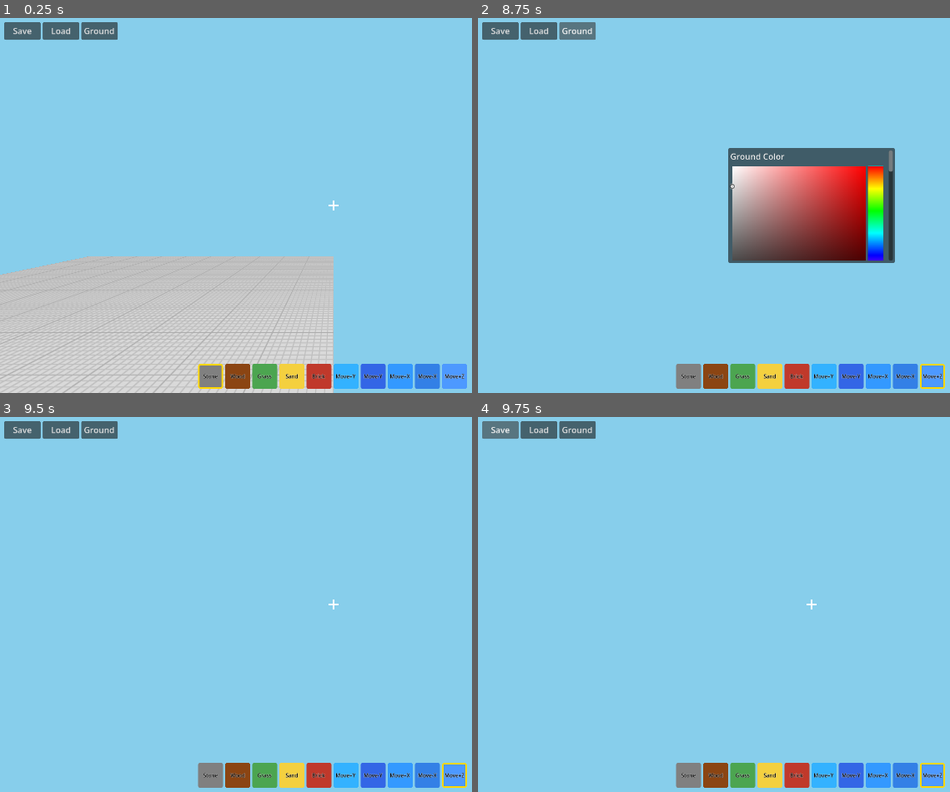
Above: before the commit, frames 1-4 (two rows, left to right).
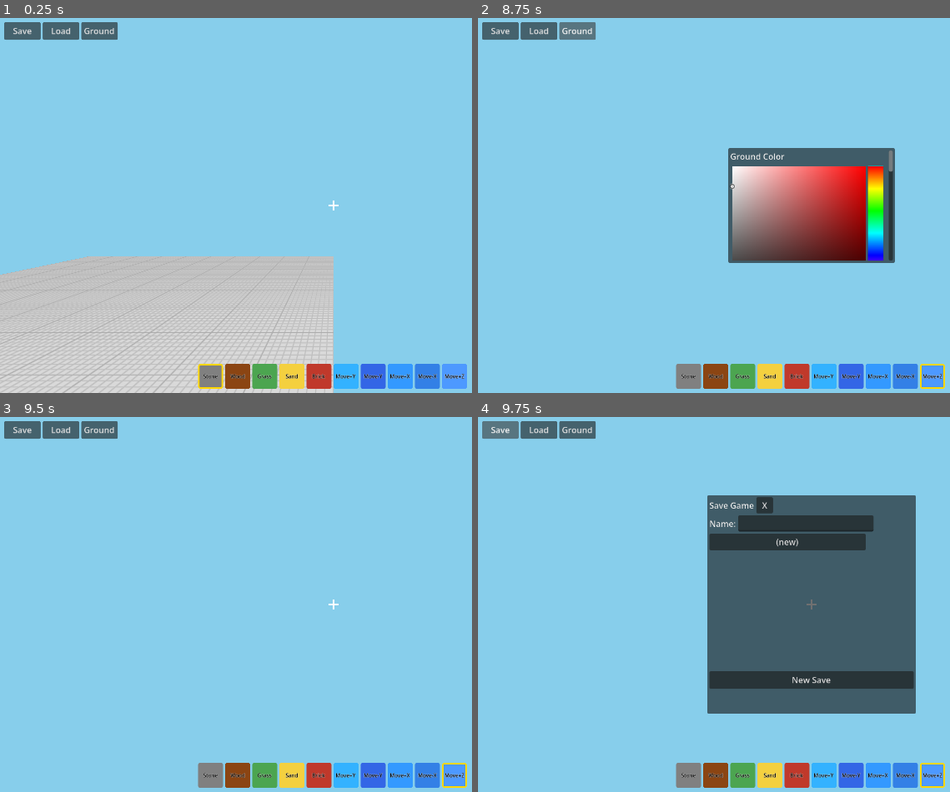
Above: after the commit, the same moments.

Repository: shbshc/building-game
Game: Godot game, scene res://scenes/main.tscn
Two runs of this game, one before a commit and one after it. Both use one fixed random seed, a clock stepped at 60 frames per second and the inputs below.
Inputs (mouse positions are in pixels of both pictures, inside the frame that each line leads up to):
- Up to frame 1 (0.25 s): no input
- Up to frame 2 (8.75 s): click "Stone" at 0.5 s; click "Wood" at 1.25 s; click "Grass" at 2 s; click "Sand" at 2.75 s; click "Brick" at 3.5 s; click "Move+Y" at 4.25 s; click "Move-Y" at 5 s; click "Move+X" at 5.75 s; click "Move-X" at 6.5 s; click "Move+Z" at 7.25 s; click "Ground" at 8 s
- Up to frame 3 (9.5 s): click (259, 705) at 8.75 s
- Up to frame 4 (9.75 s): click "Save" at 9.5 s

Frames 1-3 are identical in both runs. In frame 4, 26% of the frame differs, in the area x 48-93%, y 20-80%.
Error before the commit: Parse Error: Invalid argument for "style_panel()" function: argument 1 should be "Control" but is "res://scripts/save_panel.gd". (res://scripts/save_panel.gd:9…
Error after the commit: Invalid assignment of property or key 'patch_margin_left' with value of type 'int' on a base object of type 'StyleBoxTexture'. (res://scripts/ui_theme.gd:143)

Commit message:
feat: full UI theme — 5 panel colors, button styles, fonts, icons

Diff:
--- a/scripts/pause_menu.gd
+++ b/scripts/pause_menu.gd
@@ -20,13 +20,14 @@
 
 
 func _ready():
-    # Apply yellow panel background
-    UITheme.style_panel(self)
+    UITheme.style_panel(self, "yellow")
 
-    # Style title
     var title: Label = $VBox/Title
-    title.add_theme_color_override("font_color", Color(1, 1, 0.85))
+    title.add_theme_color_override("font_color", Color(1, 1, 0.8))
     title.add_theme_font_size_override("font_size", 20)
+
+    # Replace default buttons with styled ones
+    _style_all_buttons()
 
     $VBox/ResumeBtn.pressed.connect(_on_resume)
     $VBox/SaveBtn.pressed.connect(_on_save)
@@ -34,6 +35,18 @@
     $VBox/PaintBtn.pressed.connect(_on_paint)
     $VBox/GroundBtn.pressed.connect(_on_ground)
     $VBox/QuitBtn.pressed.connect(_on_quit)
+
+
+func _style_all_buttons():
+    for child in $VBox.get_children():
+        if child is Button:
+            var sb = UITheme._styleboxes.get("btn_orange")
+            if sb:
+                child.add_theme_stylebox_override("normal", sb)
+                child.add_theme_stylebox_override("hover", sb)
+                child.add_theme_stylebox_override("pressed", sb)
+            child.add_theme_color_override("font_color", Color(1, 1, 1))
+            child.add_theme_color_override("font_hover_color", Color(1, 1, 0.6))
 
 
 func open_menu():
--- a/scripts/ui_theme.gd
+++ b/scripts/ui_theme.gd
@@ -1,78 +1,156 @@
 extends Node
-# ui_theme.gd — Assembles tilemap tiles into 9-slice StyleBoxes (AutoLoad)
+# ui_theme.gd — 9-slice UI builder from tilemap (AutoLoad)
 
 const TILE_SIZE := 16
 const TILE_DIR := "res://ui sucai"
 
-# Yellow panel 9-slice tile file names (0-padded tile index)
-const YELLOW_TILES := {
-    "top_left":     "tile_003_48_0.png",
-    "top":          "tile_004_64_0.png",
-    "top_right":    "tile_005_80_0.png",
-    "left":         "tile_021_48_16.png",
-    "center":       "tile_022_64_16.png",
-    "right":        "tile_023_80_16.png",
-    "bottom_left":  "tile_039_48_32.png",
-    "bottom":       "tile_040_64_32.png",
-    "bottom_right": "tile_041_80_32.png",
+# ── Panel tile groups (9-slice) ──
+# Each: [top_left, top, top_right, left, center, right, bottom_left, bottom, bottom_right]
+const PANELS := {
+    "yellow":     ["tile_003_48_0.png","tile_004_64_0.png","tile_005_80_0.png",
+                   "tile_021_48_16.png","tile_022_64_16.png","tile_023_80_16.png",
+                   "tile_039_48_32.png","tile_040_64_32.png","tile_041_80_32.png"],
+    "red":        ["tile_006_96_0.png","tile_007_112_0.png","tile_008_128_0.png",
+                   "tile_024_96_16.png","tile_025_112_16.png","tile_026_128_16.png",
+                   "tile_042_96_32.png","tile_043_112_32.png","tile_044_128_32.png"],
+    "purple":     ["tile_009_144_0.png","tile_010_160_0.png","tile_011_176_0.png",
+                   "tile_027_144_16.png","tile_028_160_16.png","tile_029_176_16.png",
+                   "tile_045_144_32.png","tile_046_160_32.png","tile_047_176_32.png"],
+    "orange":     ["tile_012_192_0.png","tile_013_208_0.png","tile_014_224_0.png",
+                   "tile_030_192_16.png","tile_031_208_16.png","tile_032_224_16.png",
+                   "tile_048_192_32.png","tile_049_208_32.png","tile_050_224_32.png"],
+    "blue":       ["tile_015_240_0.png","tile_016_256_0.png","tile_017_272_0.png",
+                   "tile_033_240_16.png","tile_034_256_16.png","tile_035_272_16.png",
+                   "tile_051_240_32.png","tile_052_256_32.png","tile_053_272_32.png"],
 }
 
-var yellow_stylebox: StyleBoxTexture
+# ── Horizontal button tile groups (3-slice) ──
+const BUTTONS := {
+    "orange": ["tile_061_112_48.png", "tile_062_128_48.png", "tile_063_144_48.png"],
+    "blue":   ["tile_065_176_48.png", "tile_066_192_48.png", "tile_067_208_48.png"],
+}
+
+# ── Font tiles ──
+const FONT_DIGITS := {
+    "0":"tile_093_48_80.png","1":"tile_094_64_80.png","2":"tile_095_80_80.png",
+    "3":"tile_096_96_80.png","4":"tile_097_112_80.png","5":"tile_098_128_80.png",
+    "6":"tile_099_144_80.png","7":"tile_100_160_80.png","8":"tile_101_176_80.png",
+    "9":"tile_102_192_80.png",
+}
+const FONT_LETTERS := {
+    "A":"tile_108_0_96.png","B":"tile_109_16_96.png","C":"tile_110_32_96.png",
+    "D":"tile_111_48_96.png","E":"tile_112_64_96.png","F":"tile_113_80_96.png",
+    "G":"tile_114_96_96.png","H":"tile_115_112_96.png","I":"tile_116_128_96.png",
+    "J":"tile_117_144_96.png","K":"tile_118_160_96.png","L":"tile_119_176_96.png",
+    "M":"tile_120_192_96.png","N":"tile_126_0_112.png","O":"tile_127_16_112.png",
+    "P":"tile_128_32_112.png","Q":"tile_129_48_112.png","R":"tile_130_64_112.png",
+    "S":"tile_131_80_112.png","T":"tile_132_96_112.png","U":"tile_133_112_112.png",
+    "V":"tile_134_128_112.png","W":"tile_135_144_112.png","X":"tile_136_160_112.png",
+    "Y":"tile_137_176_112.png","Z":"tile_138_192_112.png",
+}
+
+# ── Icons ──
+const ICONS := {
+    "x_close":  "tile_072_0_64.png",
+    "x_big":    "tile_073_16_64.png",
+    "plus":     "tile_091_16_80.png",
+    "minus":    "tile_092_32_80.png",
+    "arrow_up": "tile_074_32_64.png",
+    "house":    "tile_056_32_48.png",
+    "gem":      "tile_054_0_48.png",
+    "cloud":    "tile_077_80_64.png",
+}
+
+# Cached StyleBoxes
+var _styleboxes := {}
+var _icon_textures := {}
 
 
 func _ready():
-    yellow_stylebox = _build_nine_slice(YELLOW_TILES)
-    print("UITheme ready — yellow panel stylebox built")
+    for key in PANELS:
+        _styleboxes[key] = _build_nine_slice(PANELS[key])
+    for key in BUTTONS:
+        _styleboxes["btn_" + key] = _build_three_slice(BUTTONS[key])
+    for key in ICONS:
+        var img = Image.load_from_file(TILE_DIR + "/" + ICONS[key])
+        if img:
+            _icon_textures[key] = ImageTexture.create_from_image(img)
+    print("UITheme ready — ", PANELS.size(), " panels, ", BUTTONS.size(), " buttons")
 
 
-func _build_nine_slice(tiles: Dictionary) -> StyleBoxTexture:
-    # Assemble 9 tiles into 3×3 grid image (48×48)
+# ── Public API ──
+
+func style_panel(ctrl, color := "yellow"):
+    var sb = _styleboxes.get(color)
+    if sb:
+        ctrl.add_theme_stylebox_override("panel", sb)
+
+
+func make_button(text: String, color := "orange") -> Button:
+    var btn := Button.new()
+    btn.text = text
+    btn.custom_minimum_size = Vector2(0, 36)
+    btn.add_theme_font_size_override("font_size", 14)
+    btn.add_theme_color_override("font_color", Color(1, 1, 1))
+    btn.add_theme_color_override("font_hover_color", Color(1, 1, 0.7))
+    var sb = _styleboxes.get("btn_" + color)
+    if sb:
+        btn.add_theme_stylebox_override("normal", sb)
+        btn.add_theme_stylebox_override("hover", sb)
+        btn.add_theme_stylebox_override("pressed", sb)
+    return btn
+
+
+func get_icon(name: String) -> ImageTexture:
+    return _icon_textures.get(name)
+
+
+# ── Internal ──
+
+func _build_nine_slice(tiles: Array) -> StyleBoxTexture:
     var w = TILE_SIZE * 3
     var h = TILE_SIZE * 3
     var atlas := Image.create(w, h, false, Image.FORMAT_RGBA8)
+    _blit_tile(atlas, tiles[0], 0, 0)
+    _blit_tile(atlas, tiles[1], TILE_SIZE, 0)
+    _blit_tile(atlas, tiles[2], TILE_SIZE*2, 0)
+    _blit_tile(atlas, tiles[3], 0, TILE_SIZE)
+    _blit_tile(atlas, tiles[4], TILE_SIZE, TILE_SIZE)
+    _blit_tile(atlas, tiles[5], TILE_SIZE*2, TILE_SIZE)
+    _blit_tile(atlas, tiles[6], 0, TILE_SIZE*2)
+    _blit_tile(atlas, tiles[7], TILE_SIZE, TILE_SIZE*2)
+    _blit_tile(atlas, tiles[8], TILE_SIZE*2, TILE_SIZE*2)
+    return _make_stylebox(atlas, TILE_SIZE)
 
-    var positions := {
-        "top_left":     Vector2i(0, 0),
-        "top":          Vector2i(TILE_SIZE, 0),
-        "top_right":    Vector2i(TILE_SIZE * 2, 0),
-        "left":         Vector2i(0, TILE_SIZE),
-        "center":       Vector2i(TILE_SIZE, TILE_SIZE),
-        "right":        Vector2i(TILE_SIZE * 2, TILE_SIZE),
-        "bottom_left":  Vector2i(0, TILE_SIZE * 2),
-        "bottom":       Vector2i(TILE_SIZE, TILE_SIZE * 2),
-        "bottom_right": Vector2i(TILE_SIZE * 2, TILE_SIZE * 2),
-    }
 
-    for role in tiles:
-        var path = TILE_DIR + "/" + tiles[role]
-        var img = Image.load_from_file(path)
-        if img:
-            var px = positions[role]
-            for x in range(TILE_SIZE):
-                for y in range(TILE_SIZE):
-                    atlas.set_pixel(px.x + x, px.y + y, img.get_pixel(x, y))
-
-    var tex := ImageTexture.create_from_image(atlas)
+func _build_three_slice(tiles: Array) -> StyleBoxTexture:
+    var w = TILE_SIZE * 3
+    var h = TILE_SIZE
+    var atlas := Image.create(w, h, false, Image.FORMAT_RGBA8)
+    _blit_tile(atlas, tiles[0], 0, 0)
+    _blit_tile(atlas, tiles[1], TILE_SIZE, 0)
+    _blit_tile(atlas, tiles[2], TILE_SIZE*2, 0)
     var sb := StyleBoxTexture.new()
-    sb.texture = tex
+    sb.texture = ImageTexture.create_from_image(atlas)
     sb.patch_margin_left = TILE_SIZE
     sb.patch_margin_right = TILE_SIZE
-    sb.patch_margin_top = TILE_SIZE
-    sb.patch_margin_bottom = TILE_SIZE
     return sb
 
 
-# Apply yellow panel style to a control
-func style_panel(ctrl: Control):
-    ctrl.add_theme_stylebox_override("panel", yellow_stylebox)
+func _make_stylebox(atlas: Image, margin: int) -> StyleBoxTexture:
+    var sb := StyleBoxTexture.new()
+    sb.texture = ImageTexture.create_from_image(atlas)
+    sb.patch_margin_left = margin
+    sb.patch_margin_right = margin
+    sb.patch_margin_top = margin
+    sb.patch_margin_bottom = margin
+    return sb
 
 
-# Create a styled button
-func make_button(text: String) -> Button:
-    var btn := Button.new()
-    btn.text = text
-    btn.custom_minimum_size = Vector2(200, 36)
-    btn.add_theme_font_size_override("font_size", 14)
-    btn.add_theme_color_override("font_color", Color(1, 1, 1))
-    btn.add_theme_color_override("font_hover_color", Color(1, 1, 0.7))
-    return btn
+func _blit_tile(atlas: Image, filename: String, dx: int, dy: int):
+    var img = Image.load_from_file(TILE_DIR + "/" + filename)
+    if img == null:
+        return
+    for x in range(TILE_SIZE):
+        for y in range(TILE_SIZE):
+            atlas.set_pixel(dx + x, dy + y, img.get_pixel(x, y))
